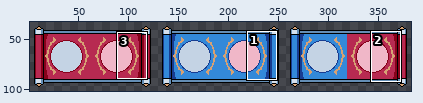
Sprite sheet, stored at Assets/Sprites/score flag style.png. The first picture is a wide view before the edit; the outline marks the close-up.
Close-up. Before:
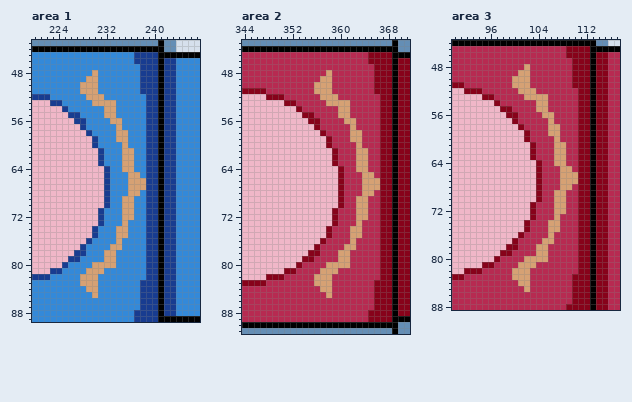
The file is 384x128 pixels. Shown: area 1: x 220..247, y 43..89; area 2: x 344..371, y 43..91; area 3: x 90..117, y 44..88. The wide view leaves out empty margins. The commit also changed other parts of the picture, which this record leaves out.
And afterwards:
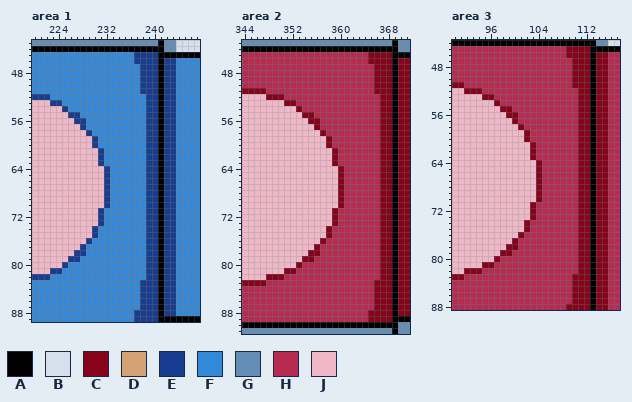
Palette (. is transparent): A #000000  B #d6e0ec  C #87021a  D #d6a174  E #183c90  F #3389d9  G #648eb5  H #b72a51  J #f0b7c8
Change:
Area 1:
y 48: x 230 D -> F
y 49: x 229..230 DD -> FF
y 50..51: x 228..230 DDD -> FFF
y 52: x 229..231 DDD -> FFF
y 53: x 230..233 DDDD -> FFFF
y 54..55: x 232..233 DD -> FF
y 56: x 233..234 DD -> FF
y 57: x 234 D -> F
y 58..59: x 234..235 DD -> FF
y 60: x 235 D -> F
y 61..64: x 235..236 DD -> FF
y 65: x 236..237 DD -> FF
y 66..67: x 236..238 DDD -> FFF
y 68: x 236..237 DD -> FF
y 69..72: x 235..236 DD -> FF
y 73: x 235 D -> F
y 74..75: x 234..235 DD -> FF
y 76: x 234 D -> F
y 77: x 233..234 DD -> FF
y 78..79: x 232..233 DD -> FF
y 80: x 230..233 DDDD -> FFFF
y 81: x 229..231 DDD -> FFF
y 82..83: x 228..230 DDD -> FFF
y 84: x 229..230 DD -> FF
y 85: x 230 D -> F
Area 2:
y 48: x 358 D -> H
y 49: x 357..358 DD -> HH
y 50..51: x 356..358 DDD -> HHH
y 52: x 357..359 DDD -> HHH
y 53: x 358..361 DDDD -> HHHH
y 54..55: x 360..361 DD -> HH
y 56: x 361..362 DD -> HH
y 57: x 362 D -> H
y 58..59: x 362..363 DD -> HH
y 60: x 363 D -> H
y 61..64: x 363..364 DD -> HH
y 65: x 364..365 DD -> HH
y 66..67: x 364..366 DDD -> HHH
y 68: x 364..365 DD -> HH
y 69..72: x 363..364 DD -> HH
y 73: x 363 D -> H
y 74..75: x 362..363 DD -> HH
y 76: x 362 D -> H
y 77: x 361..362 DD -> HH
y 78..79: x 360..361 DD -> HH
y 80: x 358..361 DDDD -> HHHH
y 81: x 357..359 DDD -> HHH
y 82..83: x 356..358 DDD -> HHH
y 84: x 357..358 DD -> HH
y 85: x 358 D -> H
Area 3:
y 48: x 102 D -> H
y 49: x 101..102 DD -> HH
y 50..51: x 100..102 DDD -> HHH
y 52: x 101..103 DDD -> HHH
y 53: x 102..105 DDDD -> HHHH
y 54..55: x 104..105 DD -> HH
y 56: x 105..106 DD -> HH
y 57: x 106 D -> H
y 58..59: x 106..107 DD -> HH
y 60: x 107 D -> H
y 61..64: x 107..108 DD -> HH
y 65: x 108..109 DD -> HH
y 66..67: x 108..110 DDD -> HHH
y 68: x 108..109 DD -> HH
y 69..72: x 107..108 DD -> HH
y 73: x 107 D -> H
y 74..75: x 106..107 DD -> HH
y 76: x 106 D -> H
y 77: x 105..106 DD -> HH
y 78..79: x 104..105 DD -> HH
y 80: x 102..105 DDDD -> HHHH
y 81: x 101..103 DDD -> HHH
y 82..83: x 100..102 DDD -> HHH
y 84: x 101..102 DD -> HH
y 85: x 102 D -> H
